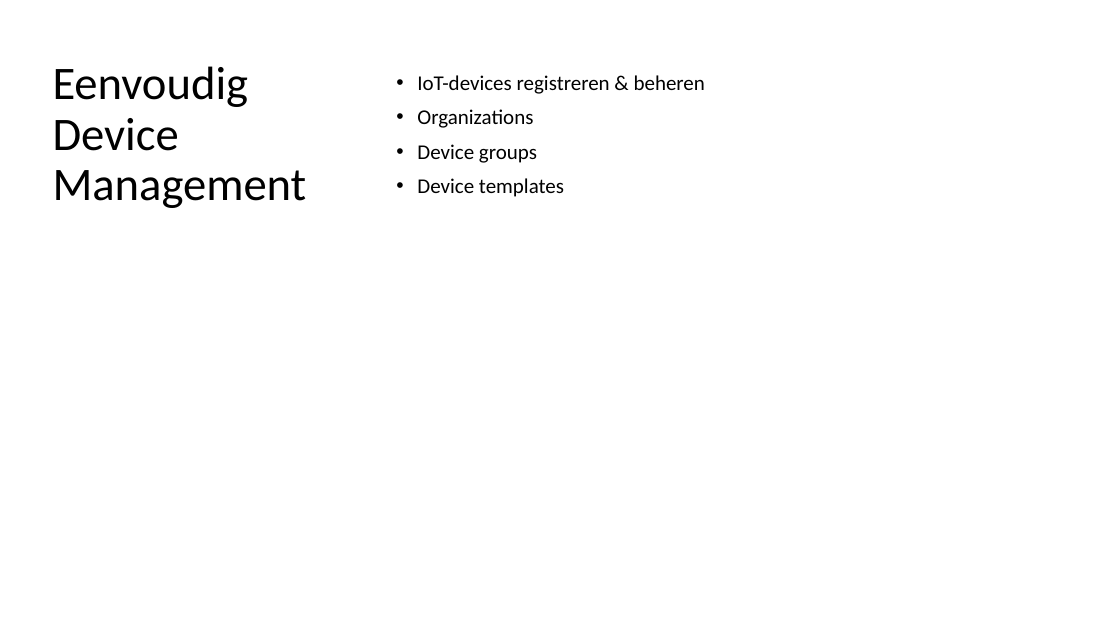
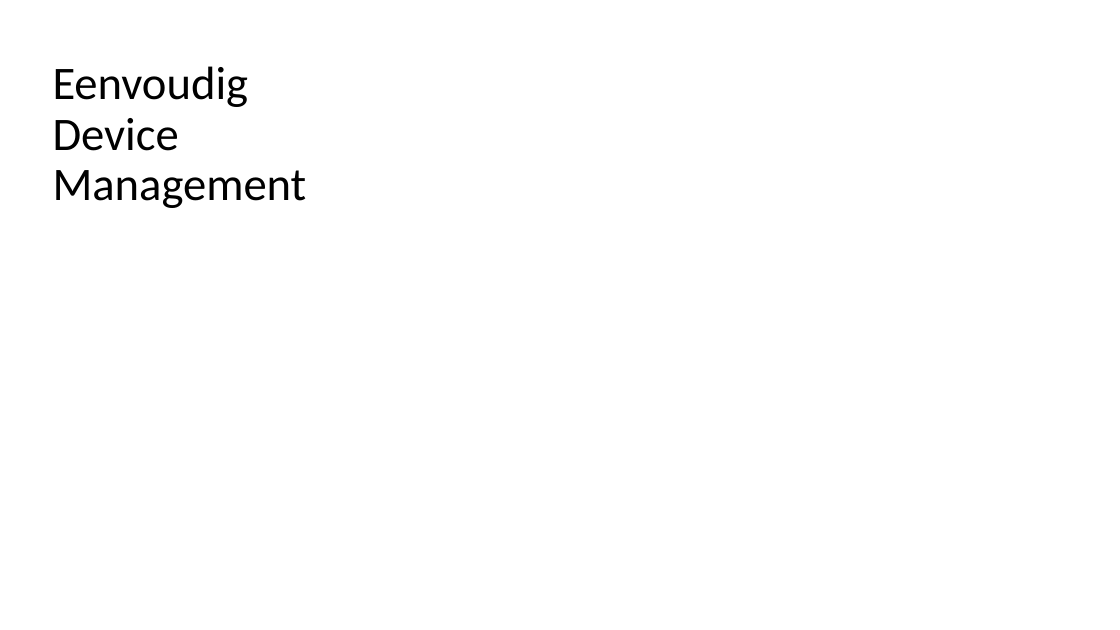
Before and after one commit to thomasgodon/DevCruiseTalk2023, a slide deck: slide 4 of .ppt/Azure Iot Central.pptx. Drawn at 1120x630 pixels with LibreOffice and Linux fonts; fonts in the diff are those of the drawing. Boxes give left, top, right and bottom in pixels: in the first picture for what was removed or moved away, otherwise in the second. Text is boxed around its words. In the diff, an @@ line names an element or a change of style, - is before the commit and + after.

```diff
--- a/.ppt/Azure Iot Central.pptx
+++ b/.ppt/Azure Iot Central.pptx
@@ text removed at (x1=417, y1=75, x2=705, y2=197) @@
-• IoT-devices registreren & beheren
-• Organizations
-• Device groups
-• Device templates
```
Also in this commit, not shown: 3 other slides changed, 2 other files.
